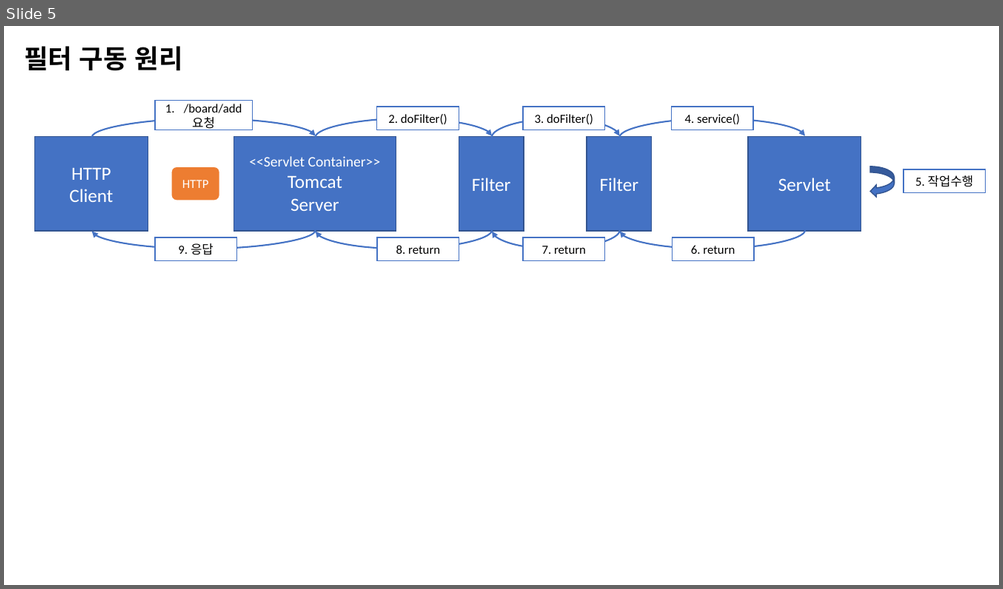
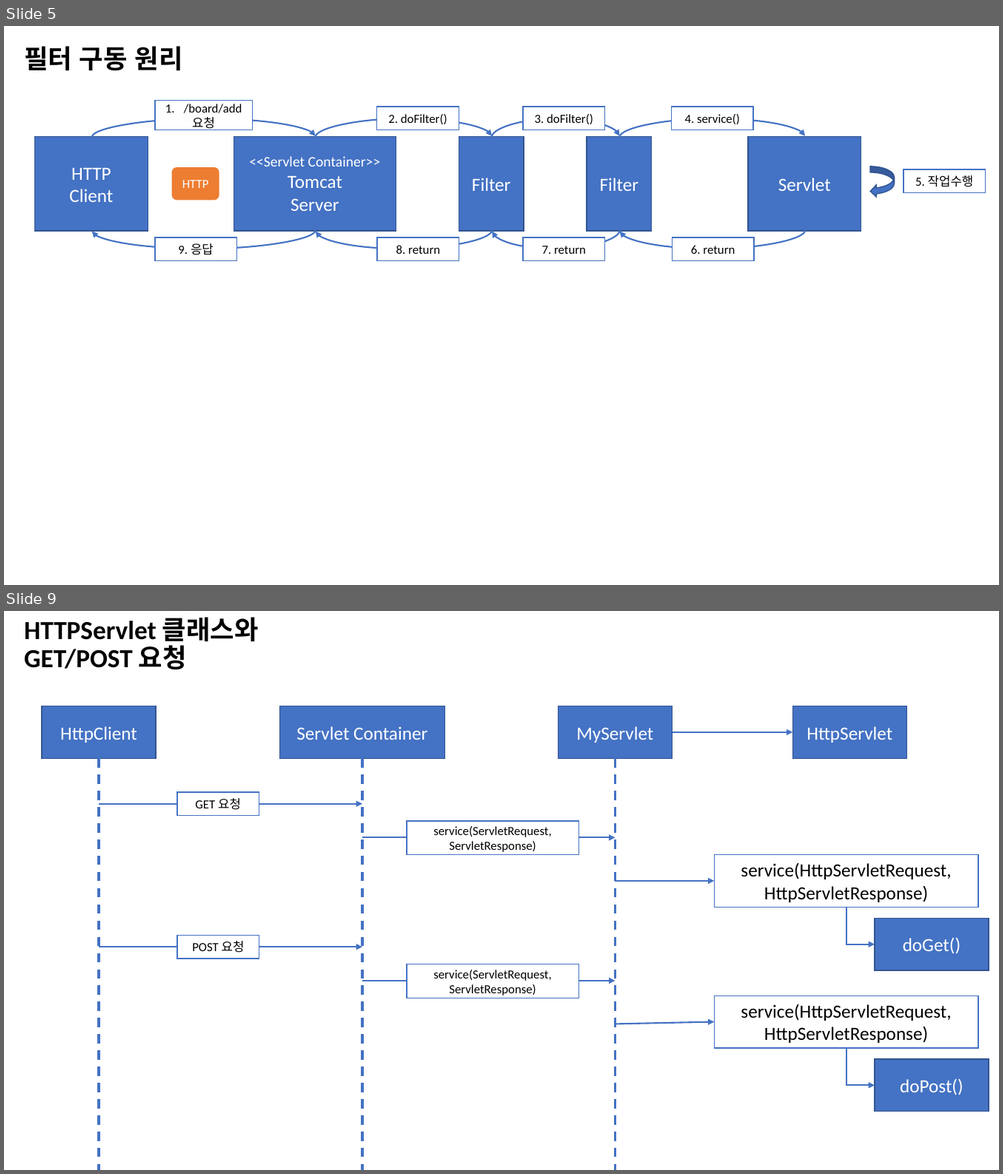
Before and after one commit to Dingadung/2022-study-workspace, a slide deck: study-note/자바/2022-09-29 내용정리.pptx. Shown one above the other, each under a label of ours: slide 5 before the commit, slides 5 and 9 after it; the slides between them are not shown. The pictures are 1003x589 and 1003x1174 pixels, drawn with LibreOffice and Linux fonts; fonts in the diff are those of the drawing. Boxes give left, top, right and bottom in pixels: in the first picture for what was removed or moved away, otherwise in the second. Text is boxed around its words. In the diff, an @@ line names an element or a change of style, - is before the commit and + after.

Commit message:
로그인 요청을 POST 방식으로 변경한다.

```diff
--- a/study-note/자바/2022-09-29 내용정리.pptx
+++ b/study-note/자바/2022-09-29 내용정리.pptx
@@ slide 9 added at [4, 611, 999, 1170], background #FFFFFF @@
@@ title added at [24, 617, 259, 669], 25.2 pt, text #000000, bold @@
+HTTPServlet 클래스와 GET/POST 요청
@@ rectangle added at [42, 706, 156, 759], fill #4472C4, outline #325491 1 pt, 18 pt, text #FFFFFF @@
+HttpClient
@@ rectangle added at [280, 706, 445, 759], fill #4472C4, outline #325491 1 pt, 18 pt, text #FFFFFF @@
+Servlet Container
@@ rectangle added at [558, 706, 672, 759], fill #4472C4, outline #325491 1 pt, 18 pt, text #FFFFFF @@
+MyServlet
@@ rectangle added at [793, 706, 907, 759], fill #4472C4, outline #325491 1 pt, 18 pt, text #FFFFFF @@
+HttpServlet
@@ arrow added from (671, 732) to (793, 732), #4472C4 1.5 pt @@
@@ line added from (99, 759) to (99, 1170), #4472C4 2.25 pt dashed @@
@@ line added from (362, 759) to (362, 1170), #4472C4 2.25 pt dashed @@
@@ line added from (615, 759) to (615, 1170), #4472C4 2.25 pt dashed @@
@@ arrow added from (99, 804) to (362, 804), #4472C4 1.5 pt @@
@@ rectangle added at [177, 792, 259, 815], fill #FFFFFF, outline #4472C4 1 pt, 12 pt, text #000000 @@
+GET 요청
@@ rectangle added at [407, 821, 578, 855], fill #FFFFFF, outline #4472C4 1 pt, 12 pt, text #000000 @@
+service(ServletRequest, ServletResponse)
@@ arrow added from (362, 838) to (615, 838), #4472C4 1.5 pt @@
@@ rectangle added at [714, 855, 979, 907], fill #FFFFFF, outline #4472C4 1 pt, 18 pt, text #000000 @@
+service(HttpServletRequest, HttpServletResponse)
@@ arrow added from (615, 881) to (714, 881), #4472C4 1.5 pt @@
@@ elbow arrow added from (846, 907) to (875, 945), #4472C4 1.5 pt @@
@@ rectangle added at [875, 918, 989, 971], fill #4472C4, outline #325491 1 pt, 18 pt, text #FFFFFF @@
+doGet()
@@ rectangle added at [177, 936, 259, 959], fill #FFFFFF, outline #4472C4 1 pt, 12 pt, text #000000 @@
+POST 요청
@@ arrow added from (99, 948) to (362, 948), #4472C4 1.5 pt @@
@@ rectangle added at [407, 965, 578, 998], fill #FFFFFF, outline #4472C4 1 pt, 12 pt, text #000000 @@
+service(ServletRequest, ServletResponse)
@@ arrow added from (362, 981) to (615, 981), #4472C4 1.5 pt @@
@@ rectangle added at [714, 996, 979, 1048], fill #FFFFFF, outline #4472C4 1 pt, 18 pt, text #000000 @@
+service(HttpServletRequest, HttpServletResponse)
@@ arrow added from (615, 1025) to (714, 1022), #4472C4 1.5 pt @@
@@ elbow arrow added from (846, 1048) to (875, 1085), #4472C4 1.5 pt @@
@@ rectangle added at [875, 1059, 989, 1112], fill #4472C4, outline #325491 1 pt, 18 pt, text #FFFFFF @@
+doPost()
```
Also in this commit, not shown: 1 slide changed, 2 other slides added, 2 slides removed, 4 other files.
